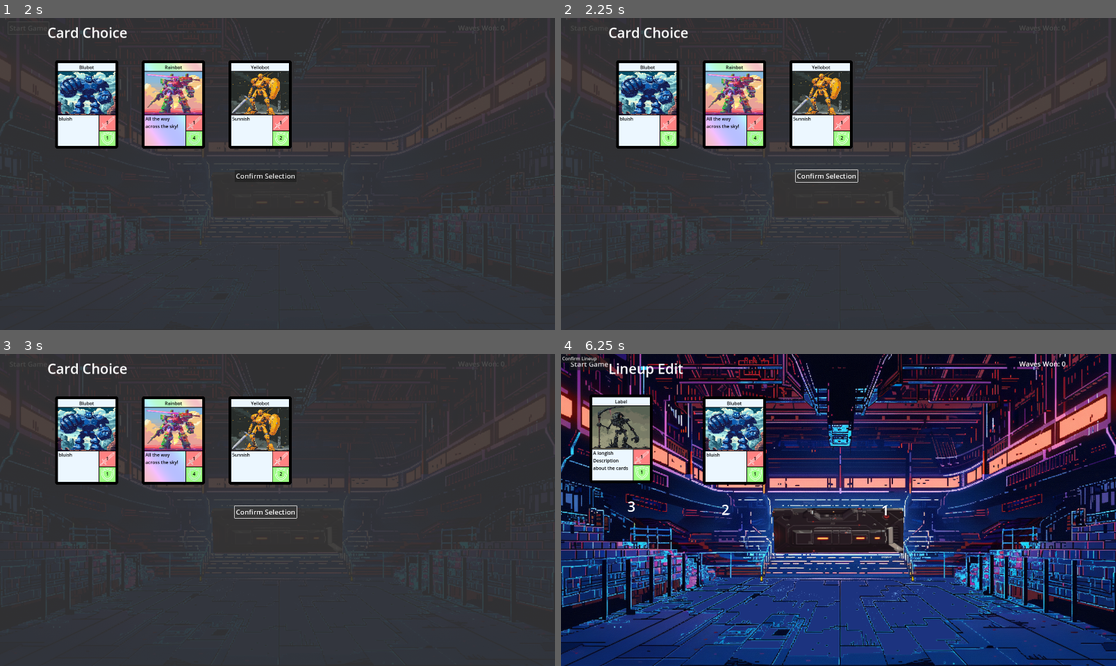
Above: before the commit, frames 1-4 (two rows, left to right).
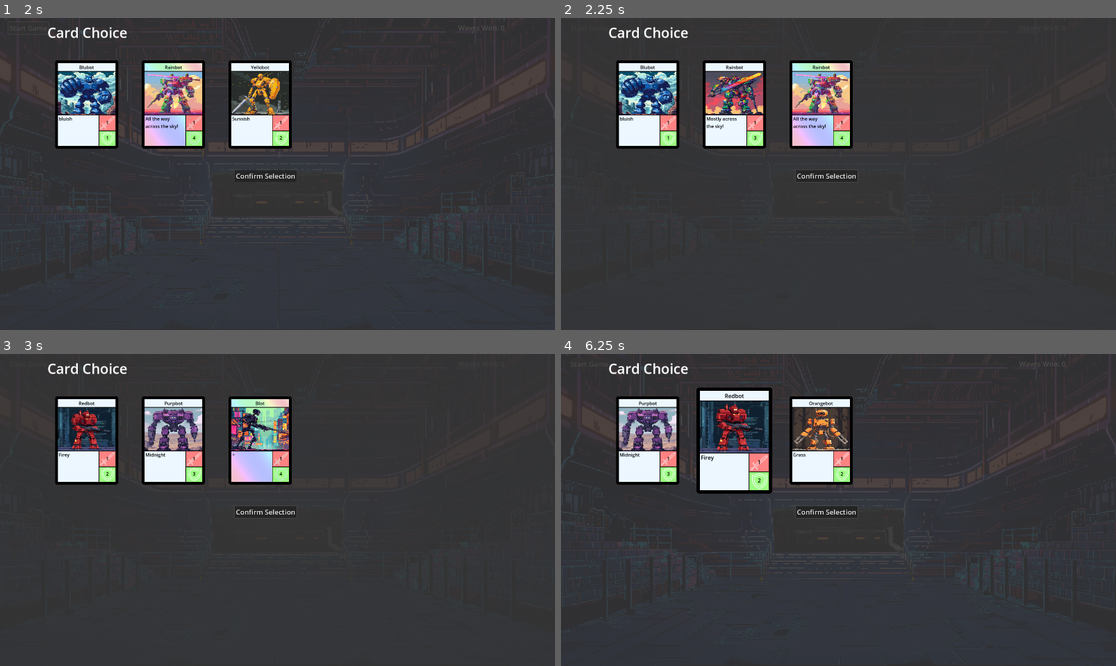
Above: after the commit, the same moments.

Repository: super-Colin/ODD-bots
Game: Godot game, scene res://backend.tscn
The game is run twice, just before and just after one commit, with the same random seed, the same clock (stepped at 60 frames per second) and the same inputs.
Inputs (mouse positions are in pixels of both pictures, inside the frame that each line leads up to):
- Up to frame 1 (2 s): click "Start Game" at 0.5 s; click "Start Game" at 1.25 s
- Up to frame 2 (2.25 s): click "Confirm Selection" at 2 s
- Up to frame 3 (3 s): click "Confirm Selection" at 2.75 s
- Up to frame 4 (6.25 s): click "Start Game" at 3.5 s; click "Confirm Selection" at 4.25 s; tap Enter at 5 s; move the mouse to (649, 441) at 5.02 s; click (649, 441) at 5.17 s; tap Space at 5.75 s; move the mouse to (733, 441) at 5.77 s; click (733, 441) at 5.92 s

Frame 1 is identical in both runs. In frame 2, 4.9% of the frame differs, in the area x 26-54%, y 14-53%; in frame 3, 6.2%; in frame 4, 95%, in the area x 0-100%, y 0-100%.
Error before the commit: Invalid call. Nonexistent function 'toDict' in base 'Nil'. (res://card_choice.gd:23)
Error after the commit: Invalid call. Nonexistent function 'toDict' in base 'Nil'. (res://backend.gd:68)

Commit message:
lineup edit worksish, starting on battle

Diff:
--- a/backend.gd
+++ b/backend.gd
@@ -2,20 +2,16 @@
 
 
 #var botCardScene = preload("res://botCard.tscn")
-#var battleScene = preload("res://battle.tscn")
+var battleScene = preload("res://battle.tscn")
 var cardChoiceScene = preload("res://card_choice.tscn")
 var lineupEditScene = preload("res://lineup_edit.tscn")
 
 
 
 
-
-
-
-
-
 func _ready():
 	Events.game_start.connect(startGame)
+	#Events.game_over.connect(gameOverReset)
 
 
 
@@ -31,47 +27,31 @@
 func proccessGameplayLoopPhase(loopPhase=0):
 # ~~~~~ Start Game ~~~~~
 	if loopPhase == 0:
-# ~~~~~ Create player team and select first bot ~~~~~
+# ~~~~~ Create Player Team ~~~~~
 		Globals.playerTeam = Team.new()
+# ~~~~~ Player Bot Card Choice ~~~~~
 	var newBotChoiceDict = await givePlayerBotChoice(3)
+	#print("new bot addition is : ", newBotChoiceDict)
 	Globals.playerTeam.addBotToTeam(newBotChoiceDict)
-	print("new bot addition is : ", newBotChoiceDict)
-	#print("player team in phase ", gameplayLoopPhase, ", team: ", Globals.playerTeam)
-# ~~~~~ Player edit lineup ~~~~~
+	print("player team in phase ", loopPhase, ", team: ", Globals.playerTeam)
+# ~~~~~ Player Edit Lineup ~~~~~
 	var lineup = lineupEditScene.instantiate()
 	$'.'.add_child(lineup)
 	await lineup.lineupConfirmed
-	Events.mode_gameOver.emit()
 	#print("player team after editing, ", Globals.playerLineup)
-# ~~~~~ Create enemy lineup ~~~~~
-	#enemyTeam = assembleRandomTeam(gameplayLoopPhase)
-#
-## ~~~~~ Start the battle ~~~~~
-	#ongoingBattle = battleScene.instantiate()
-	#$'GameBits'.add_child(ongoingBattle)
-	##ongoingBattle.startNewBattleFromLineups(enemyTeam.getLineup())
-	#Globals.enemyLineup = enemyTeam.getLineup()
-	#ongoingBattle.startNewBattleFromLineups()
-	##ongoingBattle.startBattle()
-	#Events.game_battleMode.emit()
-	#await ongoingBattle.playerConfirmedBattleIsOver
-	#print("battle result winning team '", ongoingBattle.winningTeam, "'")
-	#if ongoingBattle.winningTeam == "enemy" or ongoingBattle.winningTeam == "team2":
-		#gameOverReset()
-		#Events.game_over.emit()
-		#return
-	#if ongoingBattle.winningTeam == "player" or ongoingBattle.winningTeam == "team1" :
-		##print("emiting updated score")
-		#Events.game_updateScoreBackend.emit(Globals.sessionScore + 1)
-	#clearBattle()
-	#Events.game_editLineupMode.emit()
-### ~~~~~ If you lost reset the state ~~~~~
-### ~~~~~ If you won, pick another bot and continue ~~~~~
+# ~~~~~ Create Enemy Lineup ~~~~~
+	assembleRandomTeam(loopPhase)
+	print("ENEMY team in phase ", loopPhase, ", team: ", Globals.enemyTeam)
+# ~~~~~ Start Battle ~~~~~
+	var battle = battleScene.instantiate()
+	$'.'.add_child(battle)
+	await battle.battleFinished
+	#Events.mode_gameOver.emit()
 
 
-
-func showLineupEdit():
-	Events.mode_editLineup.emit()
+func assembleRandomTeam(numberOfBots = 1):
+	Globals.enemyTeam = Team.new()
+	Globals.enemyTeam.addBotToTeam(makeRandomBotDict())
 
 
 func givePlayerBotChoice(_choices=3):
@@ -80,14 +60,14 @@
 
 
 func showCardChoice(cardOptions:Array):
-	# instantiate a new scene
-	var newChoiceScene = cardChoiceScene.instantiate()
+	var newChoiceScene = cardChoiceScene.instantiate() # instantiate a new scene
 	newChoiceScene.setCardChoices(cardOptions)
 	%GameBits.add_child(newChoiceScene)
 	var resultDict = await newChoiceScene.selection
 	print("choice result is ", resultDict)
+	resultDict = resultDict.toDict()
 	newChoiceScene.queue_free()
-	print("choice result after queueing is ", resultDict)
+	#print("choice result after queueing is ", resultDict)
 	return resultDict
 
 
@@ -95,7 +75,7 @@
 
 
 
-func makeRandomBotDict(parts=0):
+func makeRandomBotDict(_parts=0):
 	var statsDict = CardSet.cores.pick_random()
 	#print(randBot)
 	#var randBot = botCardScene.instantiate()
--- /dev/null
+++ b/battle.gd
@@ -0,0 +1,54 @@
+extends Node2D
+
+signal battleFinished(playerWon)
+
+var cardScene = preload("res://card.tscn")
+
+@onready var playerDisplayRectWidth = %PlayerDisplayArea/Area.shape.size.x
+@onready var enemyDisplayRectWidth = %EnemyDisplayArea/Area.shape.size.x
+
+
+
+func _ready():
+	playOutBattle()
+
+
+func playOutBattle():
+	pass
+
+
+
+func processFrame():
+	#initial render
+	renderFrame()
+	# deal out damage
+#...
+
+
+func renderFrame():
+	renderPLayerTeam()
+	renderEnemyTeam()
+
+
+func renderPLayerTeam():
+	print("fillLineup team is ", Globals.playerTeam.team)
+	for lineupPos in Globals.playerTeam.team:
+		print("lineup pos is ", Globals.playerTeam.team[lineupPos])
+		var newCard = cardScene.instantiate()
+		newCard.updateFromDict(Globals.playerTeam.team[lineupPos])
+		var pos = Vector2(playerDisplayRectWidth - (300*lineupPos), 300)
+		newCard.position = pos
+		$'.'.add_child(newCard)
+		print("position is ", pos)
+
+
+func renderEnemyTeam():
+	print("fillLineup team is ", Globals.playerTeam.team)
+	for lineupPos in Globals.playerTeam.team:
+		print("lineup pos is ", Globals.playerTeam.team[lineupPos])
+		var newCard = cardScene.instantiate()
+		newCard.updateFromDict(Globals.playerTeam.team[lineupPos])
+		var pos = Vector2(enemyDisplayRectWidth - (300*lineupPos), 300)
+		newCard.position = pos
+		$'.'.add_child(newCard)
+		print("position is ", pos)
--- /dev/null
+++ b/battle.tscn
@@ -0,0 +1,23 @@
+[gd_scene load_steps=3 format=3 uid="uid://b2w42bx3x4s4t"]
+
+[ext_resource type="Script" path="res://battle.gd" id="1_k7rr3"]
+
+[sub_resource type="RectangleShape2D" id="RectangleShape2D_i8bx5"]
+size = Vector2(878.5, 539)
+
+[node name="Battle" type="Node2D"]
+script = ExtResource("1_k7rr3")
+
+[node name="PlayerDisplayArea" type="Area2D" parent="."]
+unique_name_in_owner = true
+
+[node name="Area" type="CollisionShape2D" parent="PlayerDisplayArea"]
+position = Vector2(494, 352.5)
+shape = SubResource("RectangleShape2D_i8bx5")
+
+[node name="EnemyDisplayArea" type="Area2D" parent="."]
+unique_name_in_owner = true
+
+[node name="Area" type="CollisionShape2D" parent="EnemyDisplayArea"]
+position = Vector2(1416, 352.5)
+shape = SubResource("RectangleShape2D_i8bx5")
--- a/card.gd
+++ b/card.gd
@@ -27,13 +27,11 @@
 
 
 func isClickedEvent(_vPort, eve, _shape):
-	#print(eve)
 	if eve is InputEventMouseButton:
 		if eve.pressed:
 			clickInitiated = true
 		if clickInitiated and eve.pressed == false: # was initiated and let up
 			clickInitiated = false
-			#print("full clicked")
 			fullClicked.emit()
 
 func _mouse_exit():
@@ -44,17 +42,19 @@
 
 
 
-func fillFromDict(dict:Dictionary):
+func updateFromDict(dict:Dictionary):
 	inDict = dict
 	print("in taking dict is : ", dict)
-	%Label.text = inDict.label
-	%Description.text = inDict.description
+	if inDict.has("label") and not inDict.sprite == null:
+		%Label.text = inDict.label
+	if inDict.has("description") and not inDict.sprite == null:
+		%Description.text = inDict.description
 	if inDict.has("sprite") and not inDict.sprite == null:
-		var spriteIs = load(inDict.sprite)
-		%Sprite.texture = spriteIs
-	if inDict.has("baseHealth"):
+		var theSprite = load(inDict.sprite)
+		%Sprite.texture = theSprite
+	if inDict.has("baseHealth") and not inDict.sprite == null:
 		%Health.text = "%s" % inDict.baseHealth
-	if inDict.has("baseAttack"):
+	if inDict.has("baseAttack") and not inDict.sprite == null:
 		%Health.text = "%s" % inDict.baseAttack
 
 
--- a/card_choice.gd
+++ b/card_choice.gd
@@ -13,14 +13,14 @@
 
 func _ready():
 	var tween = create_tween()
-	tween.tween_property($ColorRect, "Color", 363636e2, Globals.config_sceneTransitionTime)
+	tween.tween_property($ColorRect, "color", Color("363636e2"), Globals.config_sceneTransitionTime)
 	$ConfirmSelection.pressed.connect(confirmedSelection)
 
 
 func confirmedSelection():
 	var tween = create_tween()
-	await tween.tween_property($ColorRect, "Color", 36363600, Globals.config_sceneTransitionTime)
-	selection.emit(lastSelection.toDict())
+	tween.tween_property($ColorRect, "color", Color("36363600"), Globals.config_sceneTransitionTime)
+	selection.emit(lastSelection)
 
 
 
@@ -32,7 +32,7 @@
 	var cardNum = 0
 	for choiceDict in choices:
 		var newCard = cardScene.instantiate()
-		newCard.fillFromDict(choiceDict)
+		newCard.updateFromDict(choiceDict)
 		var pos = Vector2(300*cardNum+300, 300)
 		newCard.position = pos
 		print("position is ", pos)
--- a/globals.gd
+++ b/globals.gd
@@ -1,4 +1,5 @@
 extends Node
+
 
 # ~~~ CONFIGS
 var config_maxBotsPerTeam = 3
@@ -7,10 +8,12 @@
 var config_sceneTransitionTime = 0.5
 # ~~~ END CONFIGS
 
+
 # ~~~ PREFERENCES
 var volume
 var musicMuted = false
 # ~~~ END PREFERENCES
+
 
 # ~~~ VARS
 var gameOver = false
@@ -21,15 +24,20 @@
 
 
 func _ready():
-	Events.game_updateSessionScore.connect(updateScore)
-	Events.game_over.connect(gameOverReset)
+	Events.game_updateSessionScore.connect(_game_updateSessionScore)
+	Events.game_over.connect(_game_over)
 
 
-func updateScore(newScore):
+func _game_updateSessionScore(newScore):
 	sessionScore = newScore
 	Events.game_updateScoreFrontend.emit()
 
 
-func gameOverReset():
+func _game_over():
 	sessionScore = 0
+	gameOver = true
 	playerTeam = null
+
+func game_start():
+	gameOver = false
+	Events.game_start.emit()
--- a/lineup_edit.gd
+++ b/lineup_edit.gd
@@ -4,25 +4,28 @@
 
 var cardScene = preload("res://card.tscn")
 
+@onready var displayRectWidth = %DisplayArea/Area.shape.size.x
+#@onready var displayRectWidth = %DisplayArea/Area.shape.size.x
+
 
 func _ready():
+	print("rect width is ", displayRectWidth)
 	Events.mode_editLineup.emit()
+	%Confirm.pressed.connect(_updateConfirmed)
 	fillLineup()
 
 
 func fillLineup():
-	print("team is ", Globals.playerTeam.team)
+	print("fillLineup team is ", Globals.playerTeam.team)
 	for lineupPos in Globals.playerTeam.team:
 		print("lineup pos is ", Globals.playerTeam.team[lineupPos])
 		var newCard = cardScene.instantiate()
-		newCard.fillFromDict(Globals.playerTeam.team[lineupPos])
-		var pos = Vector2(300*lineupPos+300, 300)
+		newCard.updateFromDict(Globals.playerTeam.team[lineupPos])
+		var pos = Vector2(displayRectWidth - (300*lineupPos), 300)
 		newCard.position = pos
+		$'.'.add_child(newCard)
 		print("position is ", pos)
-		$'.'.add_child(newCard)
 
-func fillPositionFromDict(pos, dict):
-	return
 
 func swapPositions(pos1, pos2):
 	var b1 = Globals.playerTeam[pos1] # move 1 to var
@@ -31,3 +34,14 @@
 
 func renderUpdate():
 	pass
+
+
+func _updateConfirmed():
+	lineupConfirmed.emit()
+	$'.'.queue_free()
+	print("freed")
+
+
+
+func game_over():
+	$'.'.queue_free()
--- a/lineup_edit.tscn
+++ b/lineup_edit.tscn
@@ -9,6 +9,13 @@
 [node name="LineupEdit" type="Node2D"]
 script = ExtResource("1_vpih1")
 
+[node name="DisplayArea" type="Area2D" parent="."]
+unique_name_in_owner = true
+
+[node name="Area" type="CollisionShape2D" parent="DisplayArea"]
+position = Vector2(728.25, 352.5)
+shape = SubResource("RectangleShape2D_vaiaw")
+
 [node name="Phase Name" type="Label" parent="."]
 offset_left = 164.0
 offset_top = 17.0
@@ -18,6 +25,7 @@
 text = "Lineup Edit"
 
 [node name="Card" parent="." instance=ExtResource("2_137am")]
+visible = false
 position = Vector2(208, 294)
 
 [node name="1" type="Label" parent="."]
@@ -44,14 +52,11 @@
 theme_override_font_sizes/font_size = 48
 text = "3"
 
-[node name="Button" type="Button" parent="."]
-offset_right = 8.0
-offset_bottom = 8.0
+[node name="Confirm" type="Button" parent="."]
+unique_name_in_owner = true
+offset_left = 796.0
+offset_top = 640.0
+offset_right = 982.0
+offset_bottom = 682.0
+theme_override_font_sizes/font_size = 24
 text = "Confirm Lineup"
-
-[node name="DisplayArea" type="Area2D" parent="."]
-unique_name_in_owner = true
-
-[node name="CollisionShape2D" type="CollisionShape2D" parent="DisplayArea"]
-position = Vector2(728.25, 352.5)
-shape = SubResource("RectangleShape2D_vaiaw")
--- a/ui.gd
+++ b/ui.gd
@@ -11,9 +11,6 @@
 	Events.ui_hideMainMenu.connect(hideMainMenu)
 
 
-func _process(delta):
-	pass
-
 
 func showGameOver():
 	$GameOver.visible = true
Not shown, changed: .gitignore
